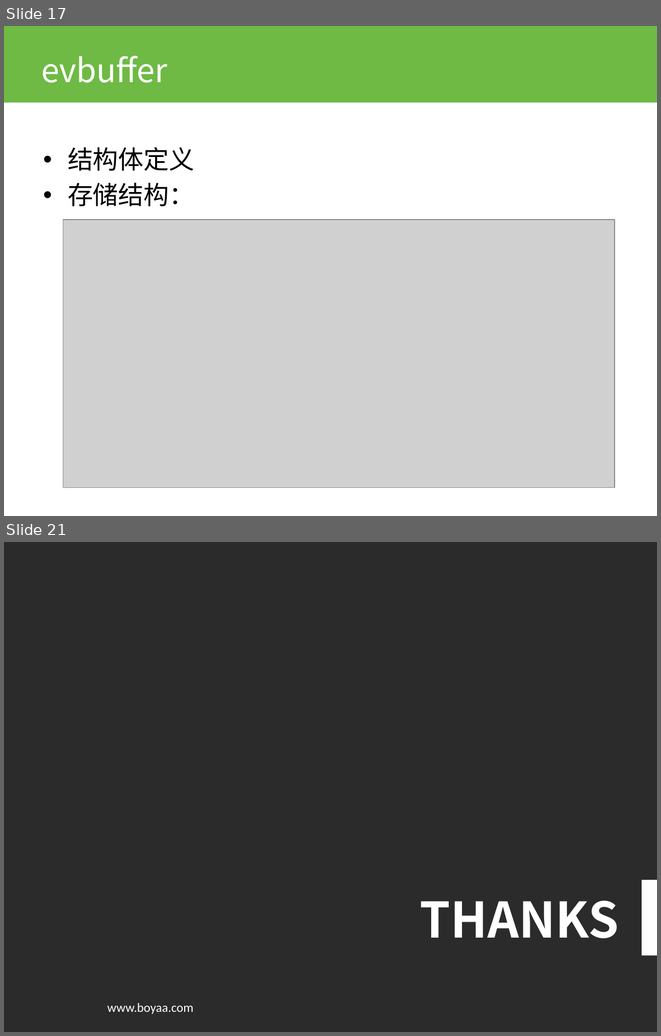
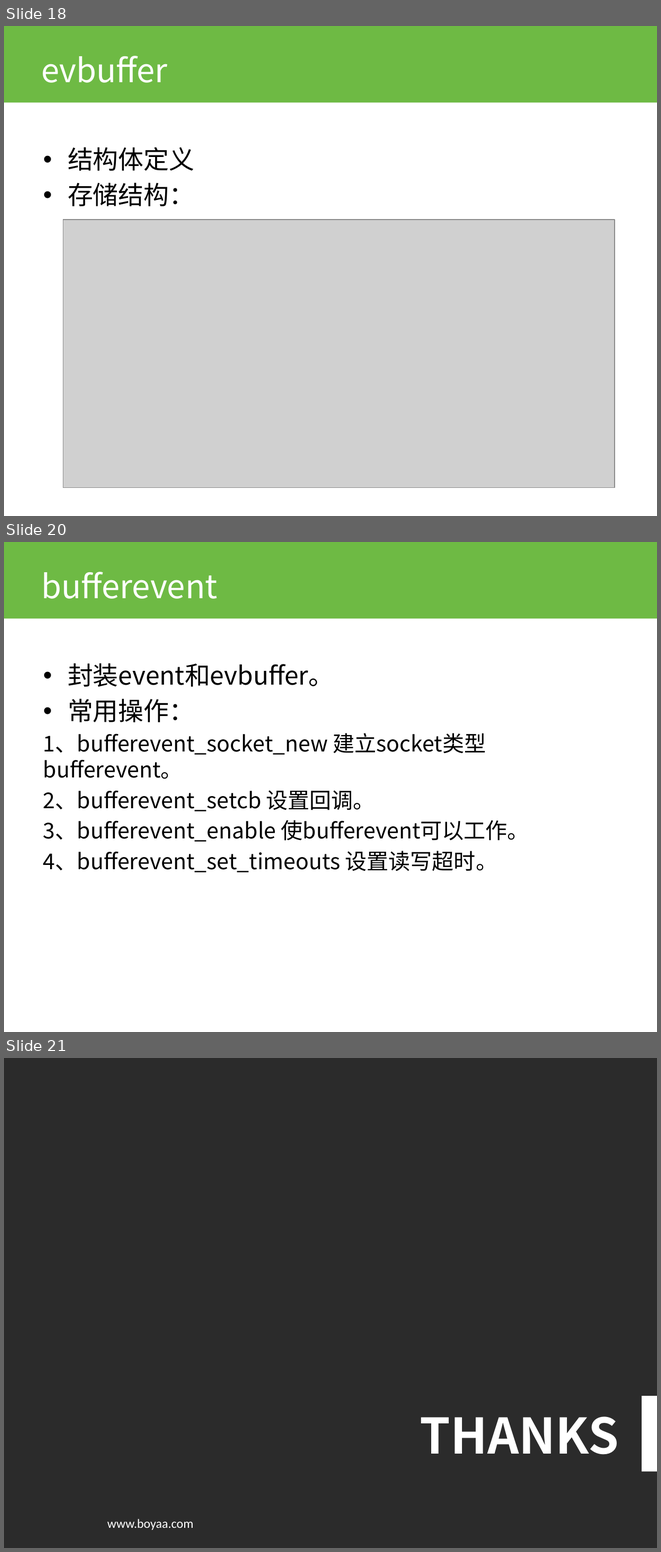
Before and after one commit to whm2300/libevent, a slide deck: libevent.pptx. Shown one above the other, each under a label of ours: slides 17 and 21 before the commit, slides 18, 20 and 21 after it; the slides between them are not shown. The pictures are 661x1036 and 661x1552 pixels, drawn with LibreOffice and Linux fonts; fonts in the diff are those of the drawing; grey boxes stand for pictures; background and template pictures are left out; a plain dark background stands for a picture behind light text. Boxes give left, top, right and bottom in pixels: in the first picture for what was removed or moved away, otherwise in the second. Text is boxed around its words. In the diff, an @@ line names an element or a change of style, - is before the commit and + after.

```diff
--- a/libevent.pptx
+++ b/libevent.pptx
@@ slide 20 added at bbox=[4, 542, 657, 1032], background picture (left out); not listed: 1 template element that a slide beside it also shows @@
@@ title added at bbox=[41, 572, 218, 599], 36 pt, text #FFFFFF @@
+bufferevent
@@ text added at bbox=[43, 663, 529, 872], 24 pt, text #000000 @@
+• 封装event和evbuffer。
+• 常用操作：
+1、bufferevent_socket_new 建立socket类型bufferevent。
+2、bufferevent_setcb 设置回调。
+3、bufferevent_enable 使bufferevent可以工作。
+4、bufferevent_set_timeouts 设置读写超时。
@@ what was slide 17 is now slide 18 @@
```
Also in this commit, not shown: 6 slides changed, 1 other slide added, 2 slides removed, 5 other files.
